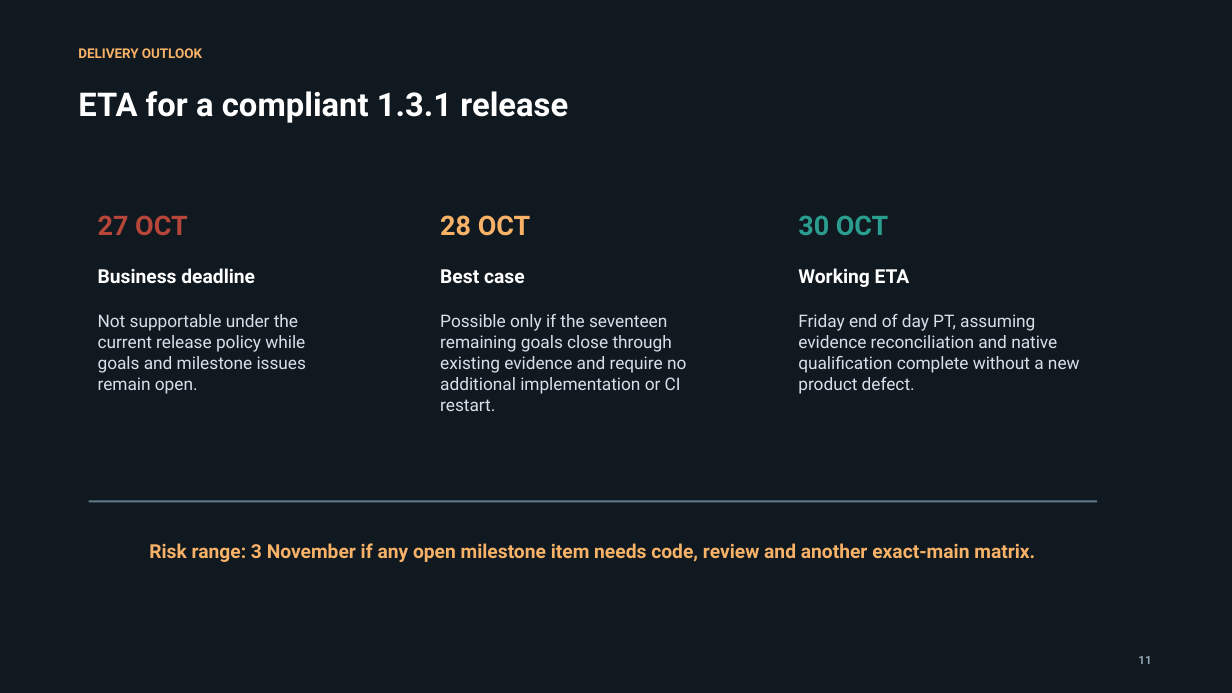
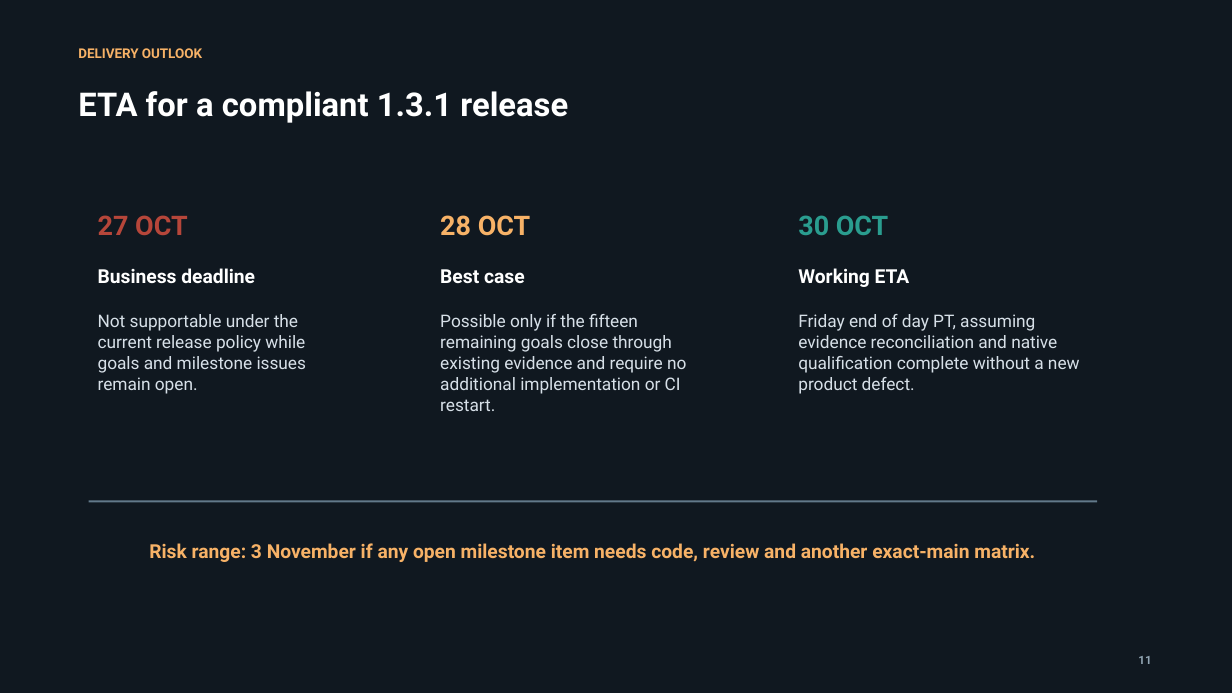
Before and after one commit to NVShawn/literate-ai, a slide deck: slide 11 of docs/presentations/literate-ai-1.3.1-release-briefing/literate-ai-1.3.1-release-briefing.pptx. Drawn at 1232x693 pixels with LibreOffice and Linux fonts; fonts in the diff are those of the drawing. Boxes give left, top, right and bottom in pixels: in the first picture for what was removed or moved away, otherwise in the second. Text is boxed around its words. In the diff, an @@ line names an element or a change of style, - is before the commit and + after.

Commit message:
docs: record 1.3.1 symposium evidence

```diff
--- a/docs/presentations/literate-ai-1.3.1-release-briefing/literate-ai-1.3.1-release-briefing.pptx
+++ b/docs/presentations/literate-ai-1.3.1-release-briefing/literate-ai-1.3.1-release-briefing.pptx
@@ text at bbox=[440, 314, 686, 411]: text changed @@
-Possible only if the seventeen remaining goals close through existing evidence and require no additional implementation or CI restart.
+Possible only if the fifteen remaining goals close through existing evidence and require no additional implementation or CI restart.
```
Also in this commit, not shown: 3 other slides changed, 5 other files.
